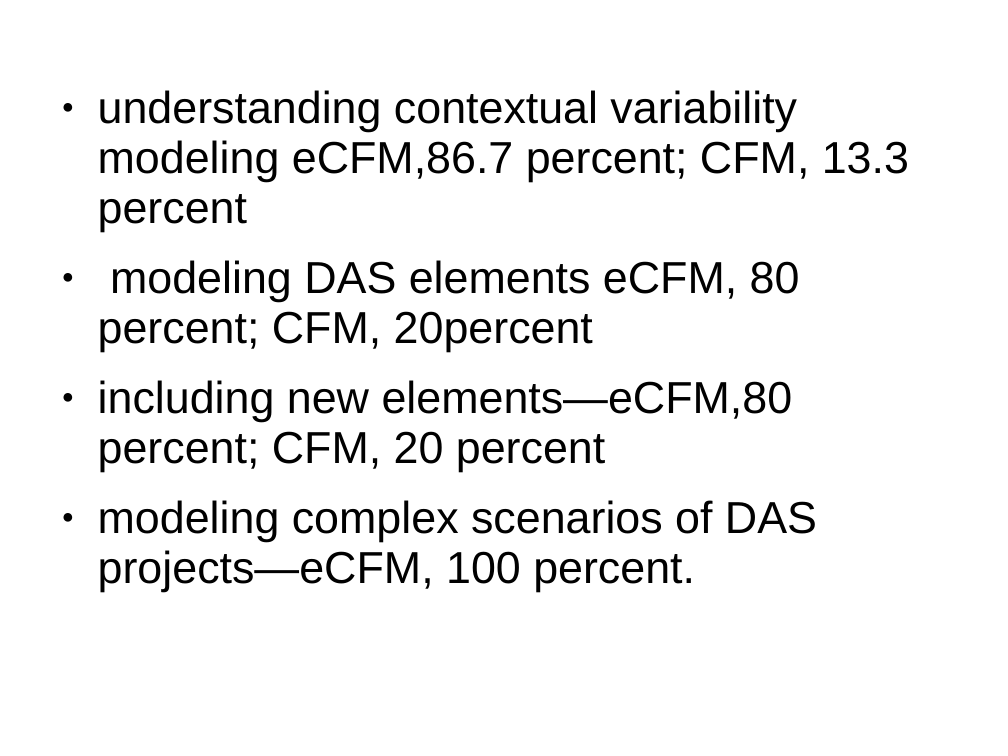
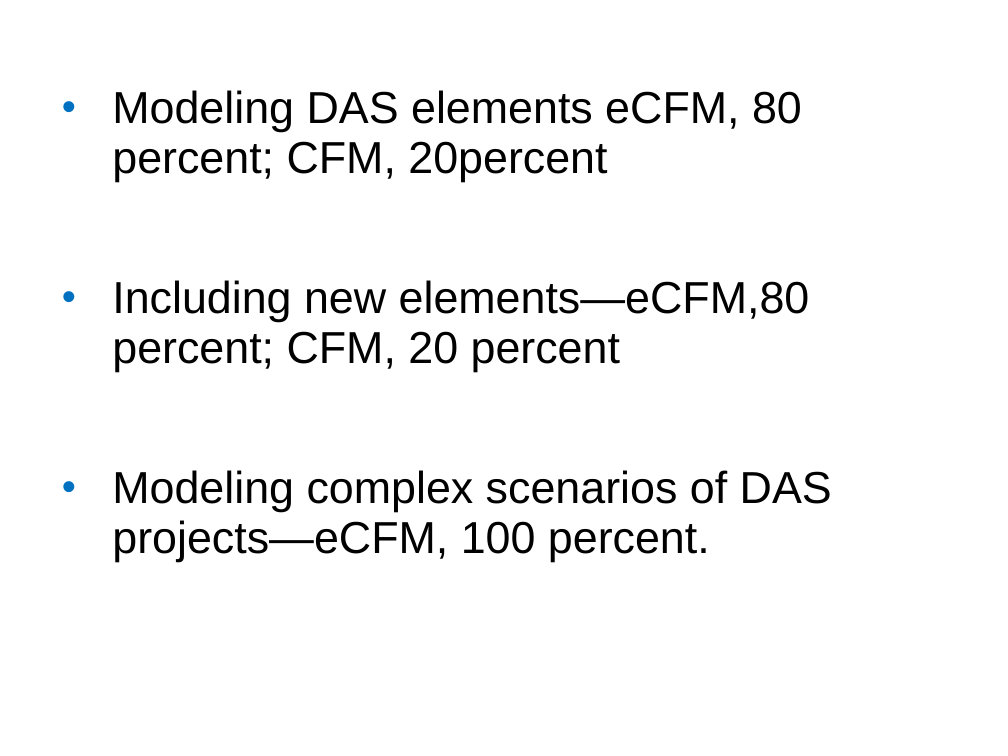
Before and after one commit to Ruthvicp/CS5551_Team_11_Project, a slide deck: slide 16 of Documentation/DAS.ppt. Drawn at 1008x756 pixels with LibreOffice and Linux fonts; fonts in the diff are those of the drawing; background and template pictures are left out. Boxes give left, top, right and bottom in pixels: in the first picture for what was removed or moved away, otherwise in the second. Text is boxed around its words. In the diff, an @@ line names an element or a change of style, - is before the commit and + after.

Commit message:
DAS - Updated

```diff
--- a/Documentation/DAS.ppt
+++ b/Documentation/DAS.ppt
@@ text at (112,90,832,562): text changed @@
-● understanding contextual variability modeling eCFM,86.7 percent; CFM, 13.3 percent
-● modeling DAS elements eCFM, 80 percent; CFM, 20percent
-● including new elements—eCFM,80 percent; CFM, 20 percent
-● modeling complex scenarios of DAS projects—eCFM, 100 percent.
+• Modeling DAS elements eCFM, 80 percent; CFM, 20percent
+• Including new elements—eCFM,80 percent; CFM, 20 percent
+• Modeling complex scenarios of DAS projects—eCFM, 100 percent.
```
Also in this commit, not shown: 11 other slides changed.
